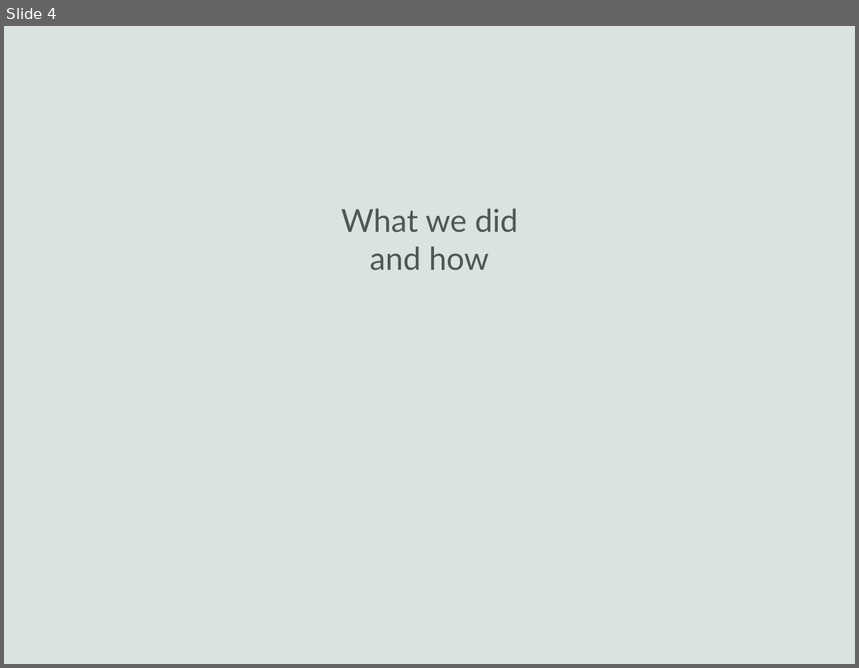
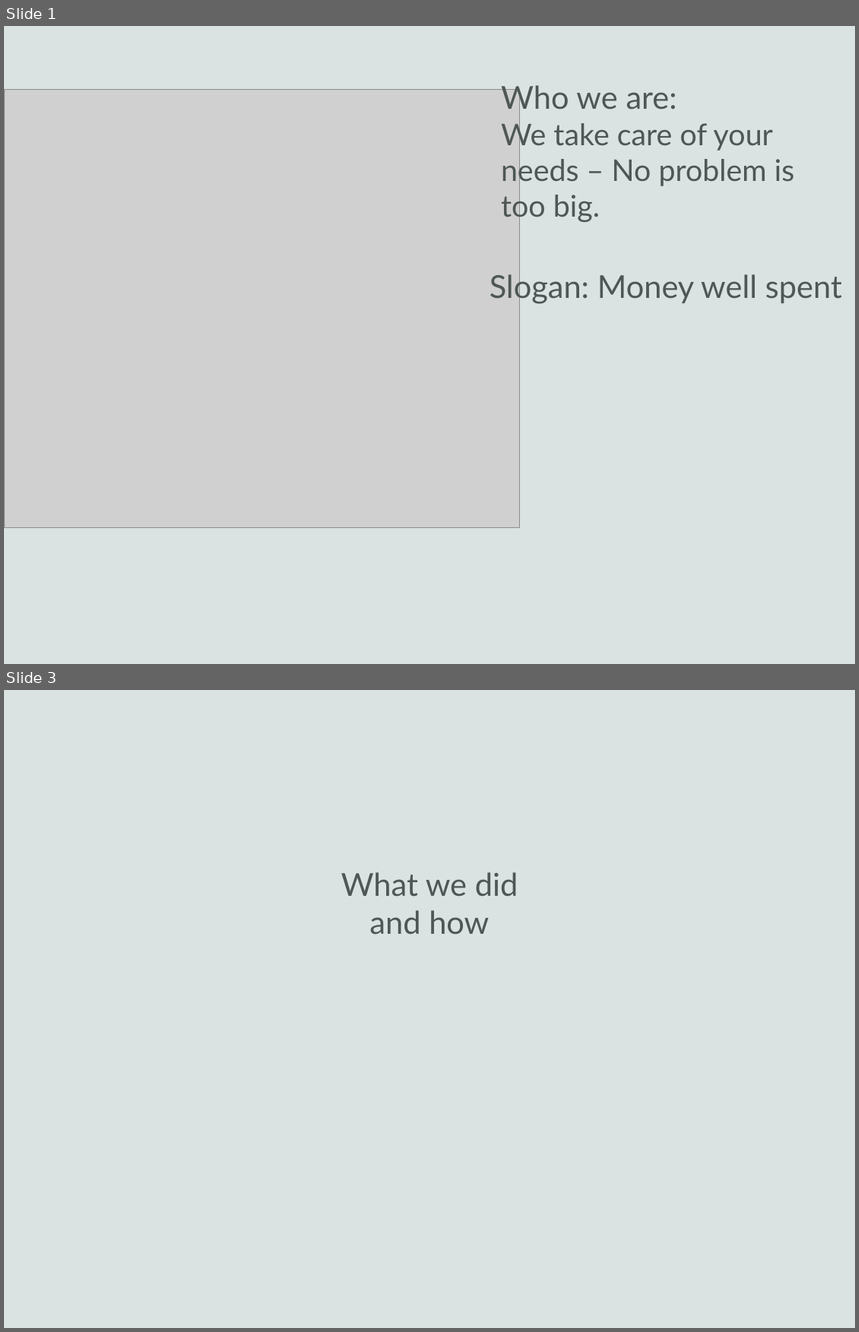
Before and after one commit to Pederytter/uglytub, a slide deck: præsentation/presentation_template.pptx. Shown one above the other, each under a label of ours: slide 4 before the commit, slides 1 and 3 after it; the slides between them are not shown. The pictures are 859x668 and 859x1332 pixels, drawn with LibreOffice and Linux fonts; fonts in the diff are those of the drawing; grey boxes stand for pictures; background and template pictures are left out. Boxes give left, top, right and bottom in pixels: in the first picture for what was removed or moved away, otherwise in the second. Text is boxed around its words. In the diff, an @@ line names an element or a change of style, - is before the commit and + after.

```diff
--- a/præsentation/presentation_template.pptx
+++ b/præsentation/presentation_template.pptx
@@ slide 1 added at [4, 26, 855, 664], background #DBE3E2 @@
@@ picture added at [4, 89, 520, 528] @@
@@ text added at [501, 85, 794, 223], 36 pt, text #4E5755 @@
+Who we are:
+We take care of your needs – No problem is too big.
@@ text added at [490, 271, 842, 305], 38 pt, text #4E5755 @@
+Slogan: Money well spent
@@ what was slide 4 is now slide 3 @@
```
Also in this commit, not shown: 1 slide changed, 2 slides removed, 2 other files.
